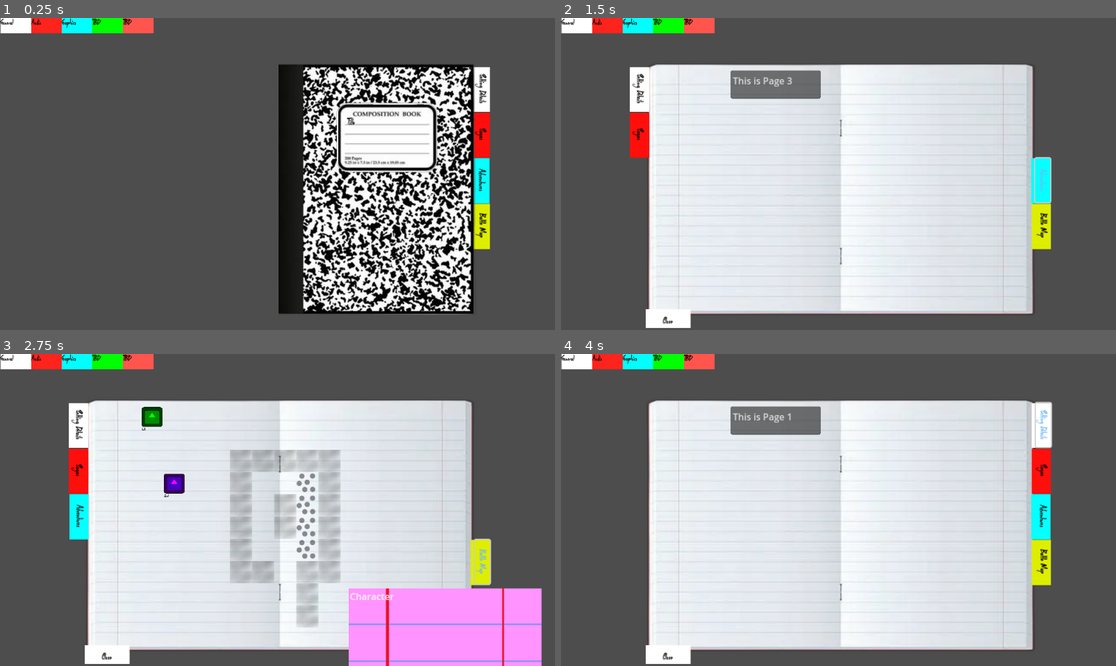
Above: before the commit, frames 1-4 (two rows, left to right).
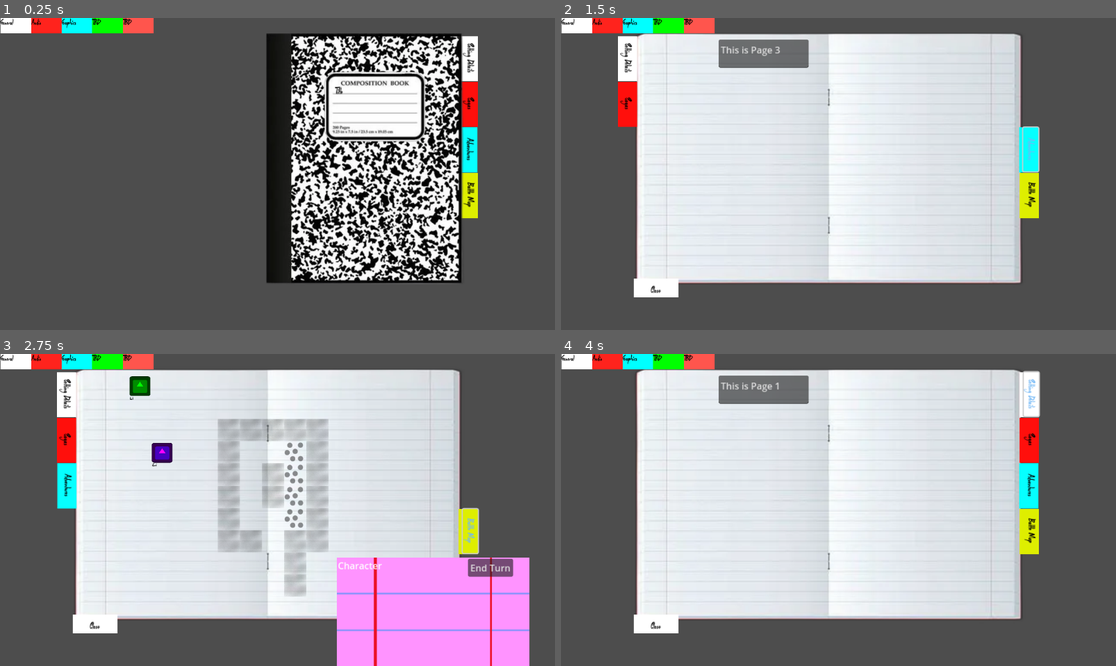
Above: after the commit, the same moments.

Repository: Deremade/CrayonMasters
Game: Godot game, scene res://game.tscn
The game is run twice, just before and just after one commit, with the same random seed, the same clock (stepped at 60 frames per second) and the same inputs. The engine's default icon, where the game draws it, is replaced by a stand-in: a white triangle on a blue panel in a dark square.
Inputs (mouse positions are in pixels of both pictures, inside the frame that each line leads up to):
- Up to frame 1 (0.25 s): no input
- Up to frame 2 (1.5 s): click "Sagas" at 0.5 s; click "Adventures" at 1.25 s
- Up to frame 3 (2.75 s): click "Battle Map" at 2 s
- Up to frame 4 (4 s): click (1049, 569) at 2.75 s, where only the run after the commit has a clickable "End Turn"; click "Setting Details" at 3.5 s

The runs differ from the first frame. In frame 1, 27% of the frame differs, in the area x 47-89%, y 4-96%; in frame 2, 23%; in frame 3, 32%, in the area x 10-98%, y 4-100%; in frame 4, 24%.
Error after the commit: Invalid assignment of property or key 'is_turn' with value of type 'bool' on a base object of type 'Nil'. (res://NoteCard/NoteCard.gd:164)

Commit message:
Health System
The basic framework for hit points, hearts, and anatomy are set up.

Anatomy calculates functionality of bodily systems using the harmonic mean

Diff:
--- a/Characters/Abilities/Ability.gd
+++ b/Characters/Abilities/Ability.gd
@@ -22,7 +22,7 @@
 # Function: _init
 # Description: Constructor Function
 # Parameters:
-#   - set_name: String - Name of Ability
+#   - set_ability_name: String - Name of Ability
 #   - set_reach: int - Reach
 # Returns: void
 # Dependencies: None
@@ -33,11 +33,11 @@
 #
 # TODO:
 #   - Expand so a dictionary can be inserted to construct the ability
-func _init(set_name : String, set_reach : int):
-	name = set_name
+func _init(set_ability_name : String, set_reach : int):
+	name = set_ability_name
 	reach = set_reach
 
-# Function: use_ability
+# Function: use_ability_on_tile
 # Description: Abstract function that activates the effect of the ability
 # Parameters:
 #   - tile: Tile - Description of parameter
@@ -47,9 +47,22 @@
 # Uses : _on_paper_select_tile in Character class
 #
 # TODO: expand to include an effect_character() function that grabs charactr from Tile
-func use_ability(_tile : Tile):
+func use_ability_on_tile(_tile : Tile):
 	pass
 
+# Function: use_ability_on_char
+# Description: Abstract function that activates the effect of the ability
+# Parameters:
+#   - char: Character - Description of parameter
+# Returns: void
+# Dependencies: Tile class
+# Side Effects: NA
+# Uses : char_use_ability in Character class
+#
+# TODO: expand to include an effect_character() function that grabs charactr from Tile
+func use_ability_on_char(_char : Character):
+	_char.dmg((randi() % 10)+1)
+	pass
 
 func _to_string():
 	return name
--- a/Characters/Character.gd
+++ b/Characters/Character.gd
@@ -74,6 +74,7 @@
 signal change_turn
 #Character info
 @export var char_name : String
+var health = Health.new()
 
 ################################################################################
 
@@ -217,7 +218,7 @@
 # Example Usage:
 #   selected.char_use_ability(item)
 # Uses :
-#   -NoteCard.gd : _on_notebook_select_map_item
+#   -NoteCard.gd : _on_battle_map_select_map_item
 #
 # Modification Guidelines:
 #   - Takes Character as parameter
@@ -227,6 +228,7 @@
 func char_use_ability(target : Character):
 	if(actions > 0):
 		print(self, " uses ", selcted_ability, " on ", target)
+		selcted_ability.use_ability_on_char(target)
 		actions -= 1
 	else :
 		print("NO ACTIONS AVAILABLE")
@@ -255,7 +257,7 @@
 # Dependencies: Interactable
 # Side Effects: invokes the interact() function from InteractableItem.gd
 # Uses :
-#   -NoteCard.gd : _on_notebook_select_map_item
+#   -NoteCard.gd : _on_battle_map_select_map_item
 # Modification Guidelines:
 #   - Most functionality ishandled in InteractableItem.gd
 func char_interact(item : Interactiable):
@@ -310,7 +312,7 @@
 #   - t: Tile - the selected tile
 # Returns: void
 # Dependencies: Tile, Notebook (parent), Paper
-# Side Effects: activates start_movement(), can activate selected_ability.use_ability()
+# Side Effects: activates start_movement(), can activate selected_ability.use_ability_on_tile()
 # Uses :
 #   -_unhandled_input from Paper.gd
 # Modification Guidelines:
@@ -322,7 +324,7 @@
 		start_movement()
 	#If some ability is selected, use the ability
 	if(selcted_ability != null):
-		selcted_ability.use_ability(t)
+		selcted_ability.use_ability_on_tile(t)
 
 # Function: player_selects_ability
 # Description: Selects ana bility for use
@@ -350,3 +352,17 @@
 func player_deselects_ability():
 	selcted_ability = null
 	finish_ability(get_characters())
+
+# Function: dmg
+# Description: Has the character take damage
+# Parameters:
+#   - amount: Number - The amount of damage the character takes
+# Returns: void
+# Dependencies: dmg() in health (Health.gd)
+# Side Effects: activates "dmg()" functon in the Health class
+# Example Usage:
+#   dmg(randi() % 10)
+# Uses :
+#   -use_ability_on_char (Ability.gd)
+func dmg(amount):
+	health.dmg(amount)
--- /dev/null
+++ b/Characters/Health/Body/Body.gd
@@ -0,0 +1,58 @@
+class_name Body extends BodySystem
+
+# Class: Body
+# Extends: BodySystem
+# Description: Acts as a Human Body BodySystem
+#
+# Usage Notes:
+#   - only represents the human body
+
+func _init():
+	super("Body")
+	#Manipulation
+	var Manipulation = BodySystem.new("Manipulation")
+	var left_arm = build_arm("Left")
+	var right_arm = build_arm("Right")
+	Manipulation.add_part(left_arm)
+	Manipulation.add_part(right_arm)
+	#Movement
+	var Movement = BodySystem.new("Movment")
+	var left_leg = build_leg("Left")
+	var right_leg = build_leg("Right")
+	Movement.add_part(left_leg)
+	Movement.add_part(right_leg)
+	#Circulation
+	var Circulation = BodySystem.new("Circulation")
+	Circulation.add_part(BodyPart.new("Heart"), 2)
+	Circulation.add_part(BodyPart.new("Lungs"))
+	#Sensing
+	var Sensing = BodySystem.new("Sensing")
+	Sensing.add_part(BodyPart.new("Left Eye"), 3, false)
+	Sensing.add_part(BodyPart.new("Right Eye"), 3, false)
+	Sensing.add_part(BodyPart.new("Left Ear"), 1, false)
+	Sensing.add_part(BodyPart.new("Right Ear"), 1, false)
+	#Cognition
+	var Brain = BodyPart.new("Brain")
+	#Connecting Body Parts
+	add_part(Circulation, 2)
+	add_part(Manipulation, 1, false)
+	add_part(Movement, 1, false)
+	add_part(Sensing, 1, false)
+	add_part(Brain, 5)
+	pass
+
+func build_arm(title : String):
+	var new_arm = BodySystem.new(title + " Arm")
+	new_arm.add_part(BodyPart.new(title + " Shoulder"))
+	new_arm.add_part(BodyPart.new(title + " Upper Arm"))
+	new_arm.add_part(BodyPart.new(title + " Lower Arm"))
+	new_arm.add_part(BodyPart.new(title + " Hand"), 2)
+	return new_arm
+
+func build_leg(title : String):
+	var new_leg = BodySystem.new(title + " Leg")
+	new_leg.add_part(BodyPart.new(title + " Thigh"))
+	new_leg.add_part(BodyPart.new(title + " Kneee"))
+	new_leg.add_part(BodyPart.new(title + " Lower Leg"))
+	new_leg.add_part(BodyPart.new(title + " Foot"), 2)
+	return new_leg
--- /dev/null
+++ b/Characters/Health/Body/BodyPart.gd
@@ -0,0 +1,127 @@
+class_name BodyPart extends Resource
+
+# Class: BodyPart
+# Extends: Resource
+# Description: Represents a single part of the character's body
+#
+# Properties:
+#   - name: String - The name of the body part
+#   - functionality: float - Desribes how well the part (or system) is functioning
+#   - health: int - How many hit points the part has
+#   - injuries: Array<int> - How many of each level injury they have [0] = level 1 injuries, [1] = level 2 injuries etc.
+#   - injury_level: int - Current Max injury level
+#
+# Signals:
+#   - change_functionality(): emitted when the functionality variable changes
+#
+# Dependencies:
+#   - Health.gd has static variable : hit_points
+#
+# Usage Notes:
+#   - Is the building block for BodySystem
+#   - 1 level 1 injury ~= 0.042 hp damage
+#   - May want to expand types of injuries
+
+var name : String
+var functionality : float = 1
+signal change_functionality
+
+#Health points
+var health : int = 10
+#Injury system
+#Each array element is an injury of that level
+var injuries = [0, 0, 0, 0]
+var injury_level = 0
+
+
+func _init(set_bp_name : String):
+	name = set_bp_name
+
+func _to_string():
+	return name + " " + str(round(functionality*100)) + "%"
+
+# Function: injur
+# Description: adds an injury or damage
+# Parameters:
+#   - amount: number - Amount of Damage
+#   	-every 3pts is 1 level of injury
+# Returns: none
+# Dependencies: Health.hit_points
+#				injuries[]
+# Side Effects: Activates : clac_injury_level() and calc_functionality()
+# Example Usage:
+#   anatomy.injur(amount)
+# Uses :
+#   -BodySystem.gd  : injur()
+#   -Health.gd : dmg
+#
+# Modification Guidelines:
+#   - Depends on the hit_points varibale in Health (static varibale)
+#   - 1 level 1 injury ~= 0.042 hp damage
+func injur(amount):
+	#If hit points are active deal damage directly to health
+	if Health.hit_points:
+		health = round(health - amount)
+	#Otherwise add injury
+	else :
+		print(" ... ",amount * 0.3)
+		var mod_amount = min(ceil(amount * 0.3), 4)-1
+		injuries[mod_amount] += 1
+		clac_injury_level()
+	#Once damage si done, calculate functionality
+	calc_functionality()
+
+# Function: clac_injury_level
+# Description: Calculates the injury level
+# Returns: void
+# Dependencies: injuries
+# Side Effects: changes the injury_level varibale
+# Uses :
+#   -injur() (this file)
+#
+# Modification Guidelines:
+#   - This function changes injury_level, does not return anything
+func clac_injury_level():
+	var mod_injuries = [] + injuries
+	#4 Level 1 injuries : 1 level 2 injury
+	if mod_injuries[0] >= 4 :
+		mod_injuries[1] += floor(mod_injuries[0]/4)
+	#3 Level 2 injuries : 1 level 3 injury
+	if mod_injuries[1] >= 3 :
+		mod_injuries[2] += floor(mod_injuries[1]/3)
+	#2 Level 3 injuries : 1 level 4 injury
+	if mod_injuries[2] >= 2 :
+		mod_injuries[3] += floor(mod_injuries[2]/2)
+	var injlevel = 0
+	#Find the hihgest injury level with at least 1 injury
+	for i in range(0, 4):
+		if mod_injuries[i] != 0:
+			injlevel = i+1
+	injury_level = injlevel
+
+# Function: calc_functionality
+# Description: Caculates the functionality variable
+# Returns: void
+# Dependencies: none
+# Side Effects: chnges the functionality variable
+#			emits "change_functionality" signal
+# Uses :
+#   -injur() : This File
+@warning_ignore("integer_division")
+func calc_functionality():
+	#If hit_pointd is active, functionality is proportional to health
+	if Health.hit_points :
+		functionality = health/10
+	else :
+		#If max injury level : part si sdestoryed
+		if(injury_level == 4) :
+			functionality = 0
+			change_functionality.emit()
+			return
+		#start at full functionality, lose functionality for each injury
+		var function = 1
+		function -= injuries[2] * (0.5)
+		function -= injuries[1] * (0.166)
+		function -= injuries[0] * (0.042)
+		functionality = function
+	change_functionality.emit()
--- /dev/null
+++ b/Characters/Health/Body/BodySystem.gd
@@ -0,0 +1,92 @@
+class_name BodySystem extends BodyPart
+
+# Class: BodySystem
+# Extends: BodyPart
+# Description: Bodily Syystem comprising of multiple Parts
+#
+# Properties:
+#   - dependancies: Array - sub parts of the system
+#   - dpendancy_weights: Array - matches weights with parts
+#   - dependancy_vital: Array - whather or not  apart is absolutley vital
+
+#Dependancies
+var dependancies = []
+var dpendancy_weights = []
+var dependancy_vital = []
+
+# Function: add_part
+# Description: Adds a BodtyPart or BodySystem to the system
+# Parameters:
+#   - part: BodyPart - The Part or System being added
+#   - dependancy_weight: int - Th wight od the part for functionality
+#   - is_vital: bool - Weather the part is absolutely necessary
+# Side Effects: emits
+# Example Usage:
+#   Sensing.add_part(BodyPart.new("Left Eye"), 3, false)
+# Uses :
+#   -_ready() : Body.gd
+func add_part(part : BodyPart, dependancy_weight = 1, is_vital = true):
+		dependancies.append(part)
+		dpendancy_weights.append(dependancy_weight)
+		dependancy_vital.append(is_vital)
+		part.change_functionality.connect(func(): calc_functionality())
+
+# Function: calc_functionality
+# Description: Overrides the calc_functionality in BodyPart to find harmonic mean fo all body parts
+# Dependencies: dependancies, dpendancy_weights, dependancy_vital
+# Side Effects: none
+# Uses :
+#   -activated when a part emits change_functionality signal (calc_functionality : BodyPart.gd)
+#
+# Modification Guidelines:
+#   - Harmonic mean cannot handle 0s
+func calc_functionality():
+	var harm_mean_den = 0
+	var weights = 0
+	#For every body part
+	for i in len(dependancies):
+		var store_functionality = dependancies[i].functionality
+		#If the part is vital and destoryed, functionality is 0
+		if(dependancy_vital[i]):
+			if store_functionality <= 0 :
+				functionality = 0
+				change_functionality.emit()
+				return
+		#Keep track fo harmonic mean
+		harm_mean_den += dpendancy_weights[i]/max(store_functionality, 0.01)
+		weights += dpendancy_weights[i]
+	#Set functionality to the harmonic mean
+	functionality = weights/harm_mean_den
+	#Emit the signal to let everything else know how functional the system is
+	change_functionality.emit()
+
+# Function: injur
+# Description: overrides injur() from BodyPart, adds an injury or damage to a random part
+# Parameters:
+#   - amount: number - Amount of Damage
+#   	-every 3pts is 1 level of injury
+# Returns: none
+# Dependencies: dependancies
+# Side Effects: Activates injur() from BodyPart.gd
+# Example Usage:
+#   anatomy.injur(amount)
+# Uses :
+#   -BodySystem.gd  : injur()
+#   -Health.gd : dmg
+#
+# Modification Guidelines:
+#   - Depends on the hit_points varibale in Health (static varibale)
+#   - 1 level 1 injury ~= 0.042 hp damage
+func injur(amount):
+	#Randomly select a part, damage that part
+	var targeted = randi() % len(dependancies)
+	dependancies[targeted].injur(amount)
+	print_system()
+
+func print_system(indent : int = 0):
+	var tabs = ""
+	for i in range(indent):
+		tabs += "\t"
+	print(tabs, self)
+	for d in dependancies:
+		print(tabs, "\t", d)
--- /dev/null
+++ b/Characters/Health/health.gd
@@ -0,0 +1,103 @@
+class_name Health extends Resource
+
+# Class: Health
+# Extends: Resource
+# Description: Contains all HitPoint / Character Health information
+#
+# Properties:
+#   - hearts: int - How many "Hearts" they have
+#   - hp: int - How many hit points they have
+#   - max_ hp: int - how many hit points they can have
+#   - anatomy : Body- contains all information about the anatomy
+#
+# Static Properties:
+#   - body: bool - Wheather or not the Anatomy is used
+#   - hit_points: bool - Wheater or not hit points are used (falsse means using injuries or hearts)
+#
+# Dependencies:
+#   - Body class
+#   - List required autoloads
+#
+# Usage Notes:
+#   - Referances anatomy for Body when body is used
+#   - Remember : there are 4 differnt "Health modes" using the static varibales to indicate which one is used
+# TODO :
+#	- make loadingt he body more efficient
+#	- connect defeat() with anatomy
+
+# Hearts (for non-body non-hit points)
+var hearts = 3 : set = change_hearts
+# Hit points
+var hp = 10 : set = change_hp
+var max_hp = 10
+# Anatomy
+var anatomy = Body.new()
+
+#Use the anatomy or not
+static var body : bool = true : set = swtich_body
+#Use it points or not
+static var hit_points : bool = false : set = switch_hp
+
+
+func _init():
+	anatomy.change_functionality.connect(func() : if(anatomy.functionality <= 0) : defeat())
+
+# Function: dmg
+# Description: The character takes damage
+# Parameters:
+#   - amount: int - amount of damage
+# Returns: void
+# Dependencies: none
+# Side Effects: changes anatomy, hearts, hit_points
+# Example Usage:
+#   health.dmg(randi() % 10)
+# Uses :
+#   -use_ability_on_char : Ability.gd
+#
+# Modification Guidelines:
+#   - 10 damage ~= max health
+func dmg(amount : int):
+	if body :
+		anatomy.injur(amount)
+		return
+	if hit_points :
+		hp -= amount
+		return
+	hearts -= ceil(float(amount)/3)
+
+#### SET FUNCTIONS ####
+static func swtich_body(use_body : bool):
+	body = use_body
+	pass
+
+static func switch_hp(use_hp : bool):
+	hit_points = use_hp
+	pass
+
+func change_hearts(h):
+	if h <= 0 :
+		defeat()
+	hearts = h
+
+func change_hp(h):
+	if h <= 0 :
+		defeat()
+	hp = h
+
+### End set Functions ###
+
+func defeat():
+	print("Defeated")
+	pass
+
+func _to_string():
+	if(body):
+		return str(anatomy)
+	else:
+		if hit_points:
+			return "HP : " + str(hit_points) + "\\" + str(max_hp)
+		else :
+			var heart_dispaly = "Hearts: "
+			for i in hearts :
+				heart_dispaly += "X"
+			return heart_dispaly
--- a/NoteCard/NoteCard.gd
+++ b/NoteCard/NoteCard.gd
@@ -36,11 +36,12 @@
 
 func _ready():
 	$TurnButton.position = Vector2(225, 0)
+	$Health.position = Vector2(112, 0)
 
 ################################################################################
 #Player-NoteBook Interactions
 
-# Function: _on_notebook_select_map_item
+# Function: _on_battle_map_select_map_item
 # Description: Activates when an item from the notebook is selected
 # Parameters:
 #   - item: MapItem - The item being clicked on
@@ -70,7 +71,7 @@
 	selected = item
 	selected.change_turn.connect(turn_operations)
 	turn_operations(selected.is_turn)
-	$RichTextLabel.text = item.char_name
+	$CharName.text = item.char_name
 
 ################################################################################
 #Player-NoteCard Interactions
@@ -171,7 +172,7 @@
 # Dependencies: add_item and $Button as child node
 # Side Effects: clears is_targeting and adds or removes initial tabs
 # Uses :
-#   -set_turn : Character.gd (via signal connected in _on_notebook_select_map_item : this file)
+#   -set_turn : Character.gd (via signal connected in _on_battle_map_select_map_item : this file)
 func turn_operations(is_turn):
 	clear_col(0)
 	$TurnButton.visible = is_turn
--- a/Notebook/MapItem.gd
+++ b/Notebook/MapItem.gd
@@ -67,6 +67,6 @@
 # Dependencies: $TargetCircle
 # Side Effects: none
 # Uses :
-#   -_on_notebook_select_map_item in NotCard.gd
+#   -_on_battle_map_select_map_item in NotCard.gd
 func can_target() -> bool:
 	return $TargetCircle.visible
--- a/Notebook/Paper.gd
+++ b/Notebook/Paper.gd
@@ -59,7 +59,6 @@
 		for item in get_parent().turns:
 			if(item.grid_pos == grid_position):
 				select_map_item.emit(item)
-				print(item)
 		for item in get_parent().interactables:
 			if(item.grid_pos == grid_position):
 				select_map_item.emit(item)
--- a/Notebook/battle_map.gd
+++ b/Notebook/battle_map.gd
@@ -84,7 +84,7 @@
 # Example Usage:
 #   var result = function_name(param1, param2)
 # Uses :
-#   -_on_notebook_select_map_item in NoteCard.gd (receives signal)
+#   -_on_battle_map_select_map_item in NoteCard.gd (receives signal)
 #   -_unhandled_input in Paper.gd (mits signal)
 # Modification Guidelines:
 #   - Is a middleman fucntion
--- a/game.tscn
+++ b/game.tscn
@@ -1,12 +1,12 @@
-[gd_scene load_steps=3 format=3 uid="uid://dc83hs28c2m8d"]
+[gd_scene load_steps=3 format=3 uid="uid://d7gkjx0ncm8b"]
 
 [ext_resource type="PackedScene" uid="uid://djmi8it6ia2ku" path="res://Options.tscn" id="1_05rt0"]
-[ext_resource type="PackedScene" uid="uid://cxirwg23edo7v" path="res://note_book.tscn" id="2_q5m6t"]
+[ext_resource type="PackedScene" uid="uid://dgukfjpxf3njp" path="res://note_book.tscn" id="2_q5m6t"]
 
 [node name="Node2D" type="Node2D"]
 
 [node name="OptionsMenu" parent="." instance=ExtResource("1_05rt0")]
 
 [node name="NoteBook" parent="." instance=ExtResource("2_q5m6t")]
-position = Vector2(580, 97)
+position = Vector2(555, 33)
 scale = Vector2(1.2, 1.2)
--- a/note_book.tscn
+++ b/note_book.tscn
@@ -184,14 +184,18 @@
 scale = Vector2(1.04187, 0.980248)
 texture = ExtResource("7_slu30")
 
-[node name="RichTextLabel" type="RichTextLabel" parent="Pages/Battle/NoteCard"]
+[node name="CharName" type="RichTextLabel" parent="Pages/Battle/NoteCard"]
 custom_minimum_size = Vector2(128, 32)
 layout_mode = 2
 text = "Character"
 scroll_active = false
 
+[node name="Health" type="RichTextLabel" parent="Pages/Battle/NoteCard"]
+custom_minimum_size = Vector2(128, 32)
+layout_mode = 2
+scroll_active = false
+
 [node name="TurnButton" type="Button" parent="Pages/Battle/NoteCard"]
-visible = false
 layout_mode = 2
 text = "End Turn"
 
Not shown: 1 places in Notebook/battlemap.tres that only renumber resources
Not shown: 1 places in note_book.tscn that only renumber resources
Not shown, added: Characters/Health/Body/bod7AEC.tmp
Not shown, added: Characters/Health/Body/bod85C8.tmp
